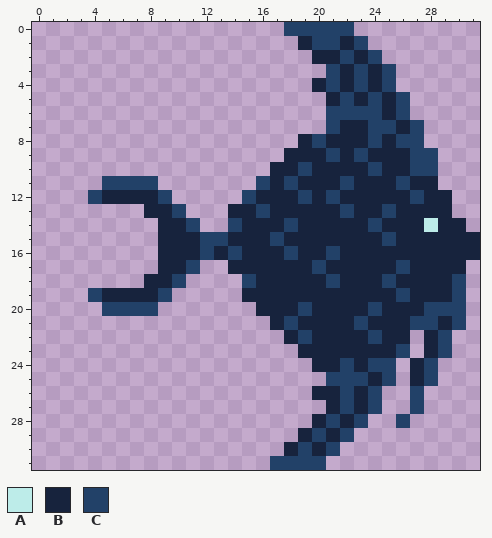
Edited in one commit: pixel-art sprite (Assets/Sprite/player fish.png). The picture above is the old version.
The file is 32x32 pixels.
Palette (. is transparent): A #bdece9  B #17233d  C #224168
Pixels before, first column x 4:
 0 ..............CCCCC.........
 1 ...............BCCBC........
 2 ................BBCBC.......
 3 .................CBCBC......
 4 ................BCBCBC......
 5 .................BCBCBC.....
 6 .................CCCCBC.....
 7 .................CBBCCBC....
 8 ...............BCBBBCBCC....
 9 ..............BBBCBCBBBCC...
10 .............BBCBBBBCBBCC...
11 .CCCC.......CBCBBBCBBBCBB...
12 CBBBBC.....CBBBCBCBBBBBCBB..
13 ....BBC...BBCBBBBBCBBCBBBB..
14 .....BBC..CBBBCBBBBBCBBBABB.
15 .....BBBCCBBBCBBBBBBBCBBBBBB
16 .....BBBCBCBBBCBBCBBBBBBBBBB
17 .....BBC..BBBBBBCBBBBBCBBBB.
18 ....BBC....CBBBBBCBBBCBBBBC.
19 CBBBBC.....BBBBBBBBBBBCBBBC.
20 .CCCC.......BBBCBBBBCBBBCCC.
21 .............BCBBBBCBBBCCBC.
22 ..............BCBBBBCBB.BC..
23 ...............BBBBBBBC.BC..
24 ................BBCBCC.BC...
25 .................CCCBC.BC...
26 ................BBCBC..C....
27 .................BCBC..C....
28 ................BCBC..C.....
29 ...............BCBC.........
30 ..............BCBC..........
31 .............CCCC...........
The same view after the edit:
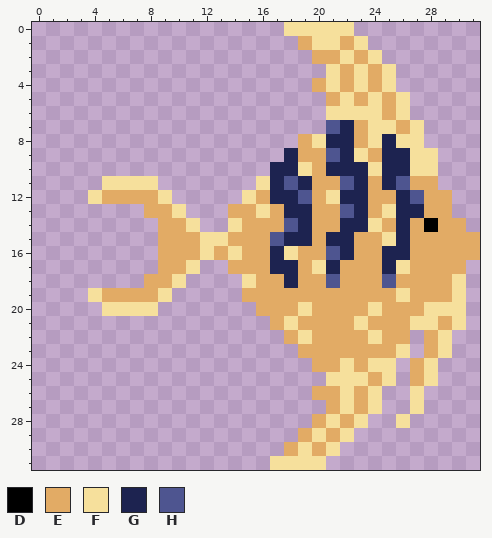
Colours new in this view: D #000000  E #e2ab65  F #f6e09c  G #1d2350  H #4e5590
Edits made:
Changed rows in their new state; - is an unchanged pixel.
first column x 4:
 0 --------------FFFFF---------
 1 ---------------EFFEF--------
 2 ----------------EEFEF-------
 3 -----------------FEFEF------
 4 ----------------EFEFEF------
 5 -----------------EFEFEF-----
 6 -----------------FFFFEF-----
 7 -----------------HGEFFEF----
 8 ---------------EFGGEFGFF----
 9 --------------GEEHGFEGGFF---
10 -------------GGFEGGGFGGFF---
11 -FFFF-------FGHGEEHGEGHEE---
12 FEEEEF-----FEGGHEFGGEEGHEE--
13 ----EEF---EEFEGGEEHGEFGGEE--
14 -----EEF--FEEEHGEEGGFEGEDEE-
15 -----EEEFFEEEHGGEGGEEFGEEEEE
16 -----EEEFEFEEGFEEHGEEGGEEEEE
17 -----EEF--EEEGGEFGEEEGFEEEE-
18 ----EEF----FEEGEEHEEEHEEEEF-
19 FEEEEF-----EEEEEEEEEEEFEEEF-
20 -FFFF-------EEEFEEEEFEEEFFF-
21 -------------EFEEEEFEEEFFEF-
22 --------------EFEEEEFEE-EF--
23 ---------------EEEEEEEF-EF--
24 ----------------EEFEFF-EF---
25 -----------------FFFEF-EF---
26 ----------------EEFEF--F----
27 -----------------EFEF--F----
28 ----------------EFEF--F-----
29 ---------------EFEF---------
30 --------------EFEF----------
31 -------------FFFF-----------
Where, in picture pixels (left, top, right, bottom), the same in both pictures:
changed: (88, 22, 480, 470)
